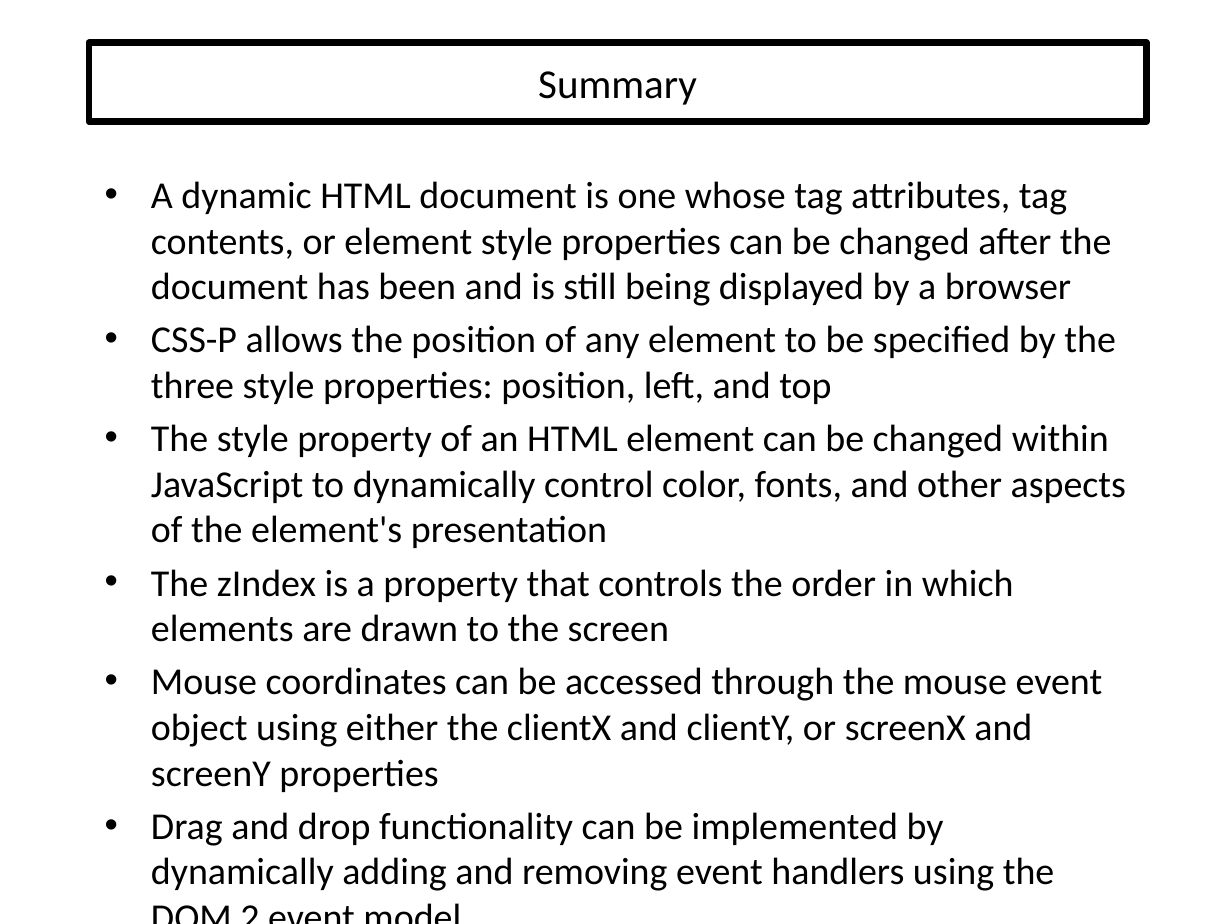
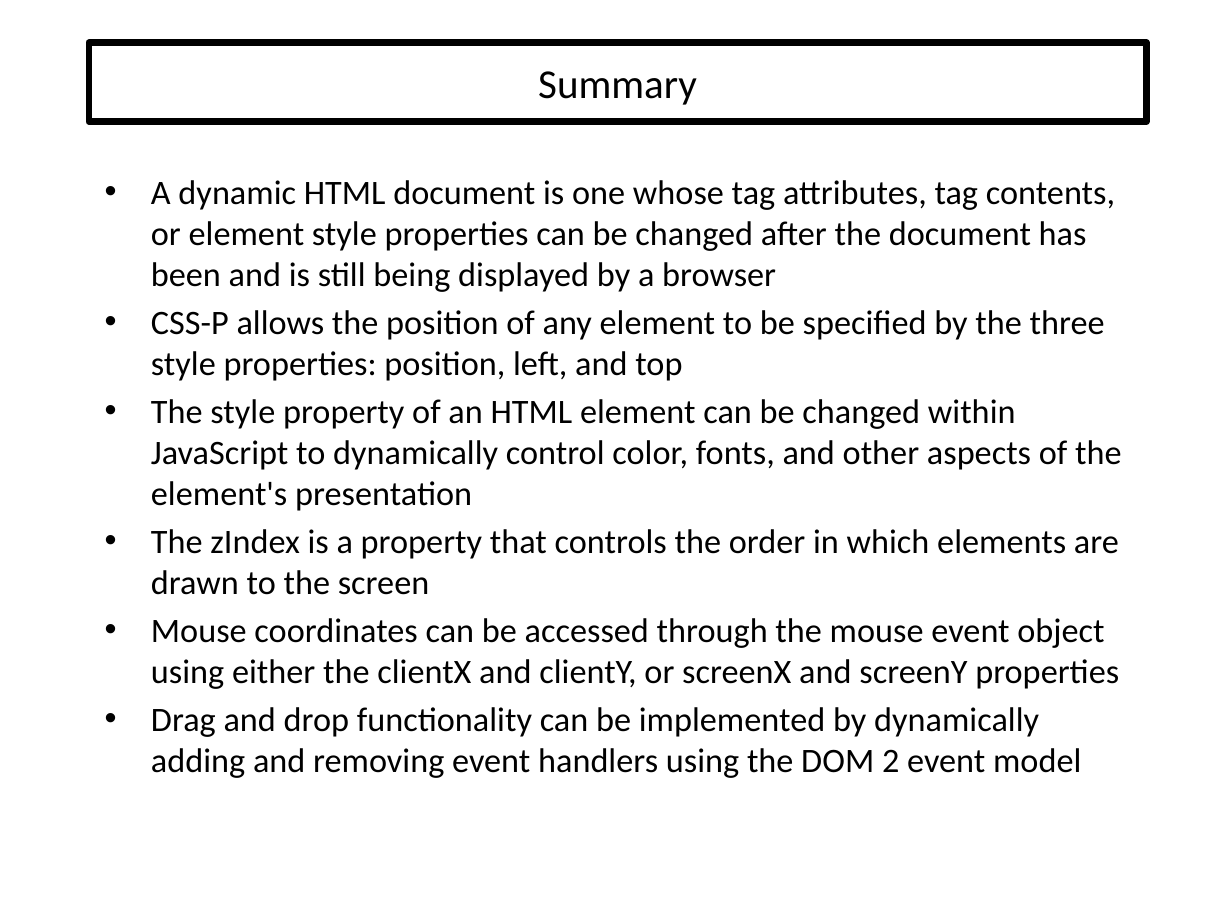
Before and after one commit to EricJPogue/www-epogue-info, a slide deck: slide 29 of CPSC-24700/Presentations/dynamic-documents-with-javascript.pptx. Drawn at 1232x924 pixels with LibreOffice and Linux fonts; fonts in the diff are those of the drawing. Boxes give left, top, right and bottom in pixels: in the first picture for what was removed or moved away, otherwise in the second. Text is boxed around its words. In the diff, an @@ line names an element or a change of style, - is before the commit and + after.

Commit message:
Update documents.

```diff
--- a/CPSC-24700/Presentations/dynamic-documents-with-javascript.pptx
+++ b/CPSC-24700/Presentations/dynamic-documents-with-javascript.pptx
@@ text "A dynamic HTML document is ..." at (x1=151, y1=180, x2=1121, y2=778): size 22.2 to 20 pt @@
```
Also in this commit, not shown: 3 other files.
